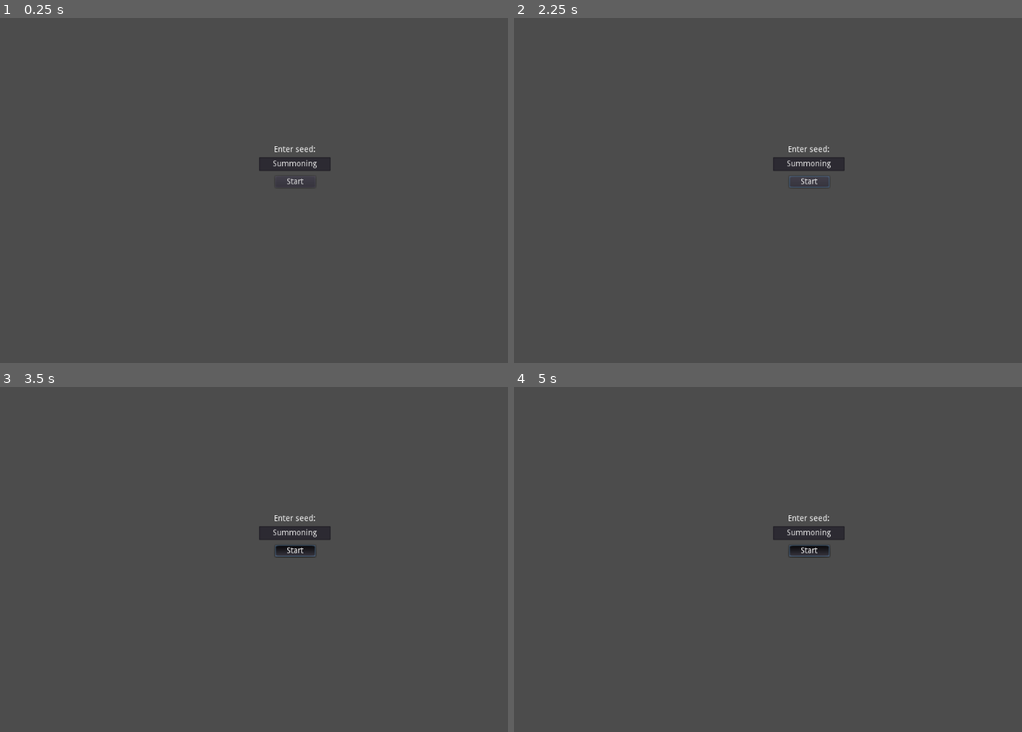
Above: before the commit, frames 1-4 (two rows, left to right).
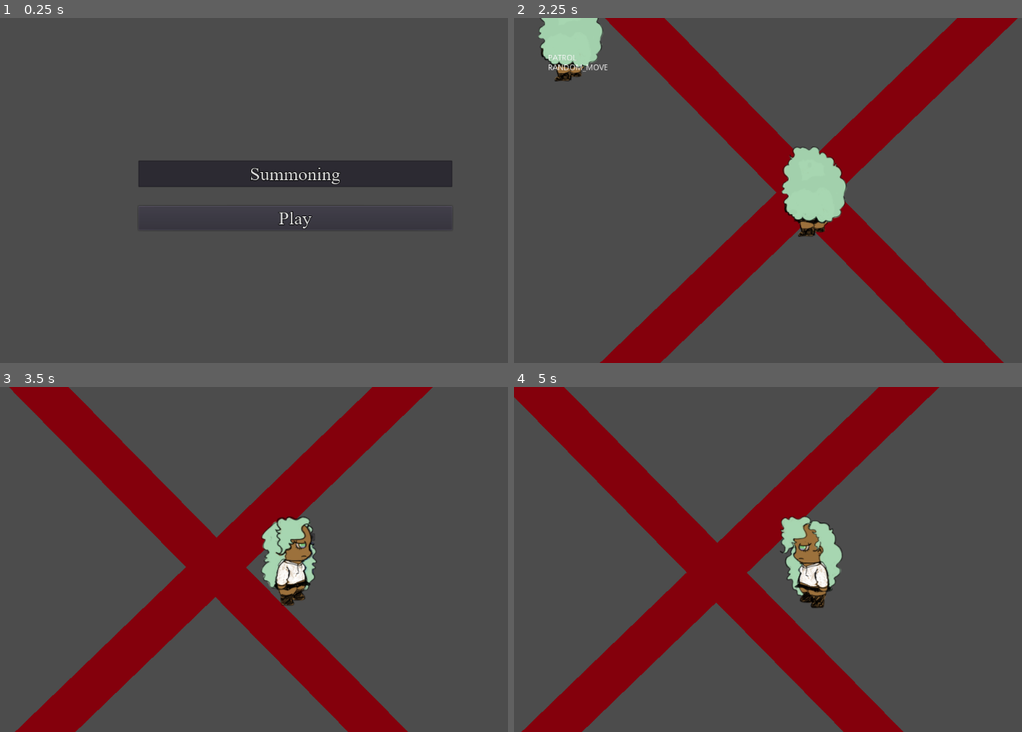
Above: after the commit, the same moments.

Repository: linkwin/NecroMansion
Game: Godot game, scene res://UI/StartGameScreen.tscn
Two runs of this game, one before a commit and one after it. Both use one fixed random seed, a clock stepped at 60 frames per second and the inputs below. This scene is started directly instead of the project's main scene. The engine's default icon, where the game draws it, is replaced by a stand-in: a white triangle on a blue panel in a dark square.
Inputs (mouse positions are in pixels of both pictures, inside the frame that each line leads up to):
- Up to frame 1 (0.25 s): no input
- Up to frame 2 (2.25 s): click (808, 183) at 0.5 s, where only the run before the commit has a clickable "Start"; click (808, 183) at 1.25 s, where only the run before the commit has a clickable "Start"; click (808, 218) at 2 s, where only the run after the commit has a clickable "Play"
- Up to frame 3 (3.5 s): move the mouse to (426, 542) at 2.77 s; hold D (move_right) from 2.78 s (still down); hold Space (summon) from 2.78 s (still down); tap W (move_forward) at 3.02 s
- Up to frame 4 (5 s): move the mouse to (691, 576) at 3.52 s; release Space (summon) at 3.53 s; tap Space (summon) at 3.6 s; tap W (move_forward) at 3.77 s; move the mouse to (869, 483) at 4.27 s; release D (move_right) at 4.28 s; hold A (move_left) from 4.28 s (still down); hold Space (summon) from 4.28 s (still down)

The runs differ from the first frame. In frame 1, 4.5% of the frame differs, in the area x 27-89%, y 36-62%; in frame 2, 25%; in frame 3, 25%; in frame 4, 25%, in the area x 0-84%, y 0-100%.

Commit message:
Add menu screens, seed input, add fonts

Diff:
--- /dev/null
+++ b/Boot.tscn
@@ -0,0 +1,25 @@
+[gd_scene load_steps=4 format=2]
+
+[ext_resource path="res://Core/Sounds/background1-731920__silverillusionist__demoness-stalks-her-prey-beat-80-bpm.wav" type="AudioStream" id=1]
+[ext_resource path="res://UI/TitleScreen.tscn" type="PackedScene" id=2]
+[ext_resource path="res://UI/TitleScreen.gd" type="Script" id=3]
+
+[node name="BootRoot" type="Control"]
+script = ExtResource( 3 )
+
+[node name="AudioStreamPlayer" type="AudioStreamPlayer" parent="."]
+stream = ExtResource( 1 )
+autoplay = true
+
+[node name="CanvasLayer" type="CanvasLayer" parent="."]
+
+[node name="Background" type="Panel" parent="CanvasLayer"]
+anchor_right = 1.0
+anchor_bottom = 1.0
+
+[node name="TitleScreen" parent="CanvasLayer" instance=ExtResource( 2 )]
+
+[connection signal="pressed" from="CanvasLayer/TitleScreen/VBoxContainer/PlayButton" to="." method="_on_PlayButton_pressed"]
+[connection signal="pressed" from="CanvasLayer/TitleScreen/VBoxContainer/ExitButton" to="." method="_on_ExitButton_pressed"]
+
+[editable path="CanvasLayer/TitleScreen"]
--- a/Core/global.gd
+++ b/Core/global.gd
@@ -3,3 +3,5 @@
 enum BOT_STATE {IDLE, PATROL, WANDER, FOLLOW, ATTACK}
 
 enum BOT_BEHAVIOR {SOLDIER, HOPPER, SCARED, RANDOM_MOVE}
+
+var seed_text = "bananas"
--- a/Maps/Map Layout Generator.gd
+++ b/Maps/Map Layout Generator.gd
@@ -53,6 +53,7 @@
 # Need to be sure these arrays match in size
 
 func room_data_load(map, initial_seed, prob_dists, number_of_rooms):
+	print(Global.seed_text)
 	print(initial_seed)
 	var map_data := []
 	var room_data_base_seed = initial_seed + 201
--- /dev/null
+++ b/UI/LoadGame.gd
@@ -0,0 +1,9 @@
+extends Control
+
+func load_game():
+	Global.seed_text = $VBoxContainer/LineEdit.text
+	get_tree().change_scene("res://Maps/Random_Map.tscn")
+
+
+func _on_PlayButton_pressed():
+	pass # Replace with function body.
--- a/UI/StartGameScreen.tscn
+++ b/UI/StartGameScreen.tscn
@@ -1,39 +1,61 @@
-[gd_scene format=2]
+[gd_scene load_steps=5 format=2]
+
+[ext_resource path="res://UI/necro_theme.tres" type="Theme" id=1]
+[ext_resource path="res://UI/fonts/necro_Text_dfont.tres" type="DynamicFont" id=2]
+[ext_resource path="res://UI/LoadGame.gd" type="Script" id=3]
+[ext_resource path="res://UI/TextButton.tscn" type="PackedScene" id=4]
 
 [node name="Control" type="Control"]
 anchor_right = 1.0
 anchor_bottom = 1.0
+script = ExtResource( 3 )
 
-[node name="Label" type="Label" parent="."]
+[node name="VBoxContainer" type="VBoxContainer" parent="."]
 anchor_left = 0.5
 anchor_top = 0.5
 anchor_right = 0.5
 anchor_bottom = 0.5
-margin_left = -37.0
-margin_top = -78.0
-margin_right = 35.0
-margin_bottom = -64.0
-text = "Enter seed:"
+margin_left = -272.0
+margin_top = -113.0
+margin_right = 272.0
+margin_bottom = 121.0
+alignment = 1
 
-[node name="LineEdit" type="LineEdit" parent="."]
-anchor_left = 0.5
-anchor_top = 0.5
-anchor_right = 0.5
-anchor_bottom = 0.5
-margin_left = -63.0
-margin_top = -58.0
-margin_right = 61.0
-margin_bottom = -34.0
+[node name="Label" type="Label" parent="VBoxContainer"]
+margin_top = 2.0
+margin_right = 544.0
+margin_bottom = 102.0
+theme = ExtResource( 1 )
+text = "Enter seed"
+align = 1
+
+[node name="MarginContainer" type="MarginContainer" parent="VBoxContainer"]
+margin_top = 106.0
+margin_right = 544.0
+margin_bottom = 106.0
+
+[node name="LineEdit" type="LineEdit" parent="VBoxContainer"]
+margin_top = 110.0
+margin_right = 544.0
+margin_bottom = 156.0
+rect_pivot_offset = Vector2( 0.5, 0.5 )
+theme = ExtResource( 1 )
+custom_fonts/font = ExtResource( 2 )
 text = "Summoning"
 align = 1
 
-[node name="Button" type="Button" parent="."]
-anchor_left = 0.5
-anchor_top = 0.5
-anchor_right = 0.5
-anchor_bottom = 0.5
-margin_left = -35.0
-margin_top = -25.0
-margin_right = 35.0
-margin_bottom = -5.0
-text = "Start"
+[node name="MarginContainer2" type="MarginContainer" parent="VBoxContainer"]
+margin_top = 160.0
+margin_right = 544.0
+margin_bottom = 185.0
+rect_min_size = Vector2( 0, 25 )
+
+[node name="PlayButton" parent="VBoxContainer" instance=ExtResource( 4 )]
+margin_top = 189.0
+margin_right = 544.0
+margin_bottom = 231.0
+rect_min_size = Vector2( 250, 0 )
+flat = false
+
+[connection signal="pressed" from="VBoxContainer/PlayButton" to="." method="load_game"]
+[connection signal="pressed" from="VBoxContainer/PlayButton" to="." method="_on_PlayButton_pressed"]
--- /dev/null
+++ b/UI/TextButton.gd
@@ -0,0 +1,14 @@
+extends Button
+
+export var default_color : Color = self.modulate
+export var hovered_color = Color.blue
+export var pressed_color = Color.black
+
+func _on_PlayButton_mouse_entered():
+	$".".modulate = hovered_color
+
+func _on_PlayButton_mouse_exited():
+	$".".modulate = default_color
+
+func _on_PlayButton_pressed():
+	$".".modulate = pressed_color
--- /dev/null
+++ b/UI/TextButton.tscn
@@ -0,0 +1,18 @@
+[gd_scene load_steps=4 format=2]
+
+[ext_resource path="res://UI/necro_theme.tres" type="Theme" id=1]
+[ext_resource path="res://UI/fonts/necro_Text_dfont.tres" type="DynamicFont" id=2]
+[ext_resource path="res://UI/TextButton.gd" type="Script" id=3]
+
+[node name="PlayButton" type="Button"]
+margin_right = 96.0
+margin_bottom = 46.0
+theme = ExtResource( 1 )
+custom_fonts/font = ExtResource( 2 )
+text = "Play"
+flat = true
+script = ExtResource( 3 )
+
+[connection signal="mouse_entered" from="." to="." method="_on_PlayButton_mouse_entered"]
+[connection signal="mouse_exited" from="." to="." method="_on_PlayButton_mouse_exited"]
+[connection signal="pressed" from="." to="." method="_on_PlayButton_pressed"]
--- /dev/null
+++ b/UI/TitleScreen.gd
@@ -0,0 +1,9 @@
+extends Control
+
+func _on_PlayButton_pressed():
+	$CanvasLayer/TitleScreen.queue_free()
+	var seed_screen = preload("res://UI/StartGameScreen.tscn")
+	$CanvasLayer.add_child(seed_screen.instance())
+
+func _on_ExitButton_pressed():
+	get_tree().quit()
--- /dev/null
+++ b/UI/TitleScreen.tscn
@@ -0,0 +1,55 @@
+[gd_scene load_steps=4 format=2]
+
+[ext_resource path="res://UI/necro_theme.tres" type="Theme" id=1]
+[ext_resource path="res://UI/TextButton.tscn" type="PackedScene" id=3]
+
+[sub_resource type="Animation" id=1]
+resource_name = "Title_intro"
+
+[node name="TitleScreen" type="Control"]
+anchor_right = 1.0
+anchor_bottom = 1.0
+
+[node name="Title" type="Label" parent="."]
+anchor_left = 0.5
+anchor_top = 0.5
+anchor_right = 0.5
+anchor_bottom = 0.5
+margin_left = -847.0
+margin_top = -231.0
+margin_right = 844.0
+margin_bottom = -108.0
+theme = ExtResource( 1 )
+text = "Soul Bound"
+align = 1
+
+[node name="AnimationPlayer" type="AnimationPlayer" parent="Title"]
+anims/Title_intro = SubResource( 1 )
+
+[node name="VBoxContainer" type="VBoxContainer" parent="."]
+anchor_left = 0.5
+anchor_top = 0.5
+anchor_right = 0.5
+anchor_bottom = 0.5
+margin_left = -47.0
+margin_top = -22.0
+margin_right = 49.0
+margin_bottom = 22.0
+
+[node name="PlayButton" parent="VBoxContainer" instance=ExtResource( 3 )]
+margin_bottom = 42.0
+text = "Start"
+
+[node name="MarginContainer" type="MarginContainer" parent="VBoxContainer"]
+margin_top = 46.0
+margin_right = 96.0
+margin_bottom = 56.0
+rect_min_size = Vector2( 0, 10 )
+
+[node name="ExitButton" parent="VBoxContainer" instance=ExtResource( 3 )]
+margin_top = 60.0
+margin_bottom = 102.0
+text = "Exit"
+
+[connection signal="pressed" from="VBoxContainer/PlayButton" to="." method="_on_PlayButton_pressed"]
+[connection signal="pressed" from="VBoxContainer/ExitButton" to="." method="_on_ExitButton_pressed"]
--- /dev/null
+++ b/UI/fonts/necro_Text_dfont.tres
@@ -0,0 +1,10 @@
+[gd_resource type="DynamicFont" load_steps=2 format=2]
+
+[ext_resource path="res://UI/fonts/TIMES.TTF" type="DynamicFontData" id=1]
+
+[resource]
+size = 32
+outline_size = 1
+outline_color = Color( 0, 0, 0, 1 )
+use_mipmaps = true
+font_data = ExtResource( 1 )
--- /dev/null
+++ b/UI/fonts/necro_Title_dfont.tres
@@ -0,0 +1,12 @@
+[gd_resource type="DynamicFont" load_steps=2 format=2]
+
+[ext_resource path="res://UI/fonts/Victorian Decade Demo Version.otf" type="DynamicFontData" id=1]
+
+[resource]
+size = 100
+outline_size = 2
+outline_color = Color( 0, 0, 0, 1 )
+use_mipmaps = true
+use_filter = true
+extra_spacing_char = 10
+font_data = ExtResource( 1 )
--- /dev/null
+++ b/UI/necro_theme.tres
@@ -0,0 +1,6 @@
+[gd_resource type="Theme" load_steps=2 format=2]
+
+[ext_resource path="res://UI/fonts/necro_Title_dfont.tres" type="DynamicFont" id=1]
+
+[resource]
+default_font = ExtResource( 1 )
Binary file added: UI/fonts/ITCBLKAD.TTF
Binary file added: UI/fonts/TIMES.TTF
Binary file added: UI/fonts/TIMESBD.TTF
Binary file added: UI/fonts/TIMESBI.TTF
Binary file added: UI/fonts/TIMESI.TTF
Binary file added: UI/fonts/TREBUC.TTF
Binary file added: UI/fonts/TREBUCBD.TTF
Binary file added: UI/fonts/TREBUCBI.TTF
Binary file added: UI/fonts/TREBUCIT.TTF
